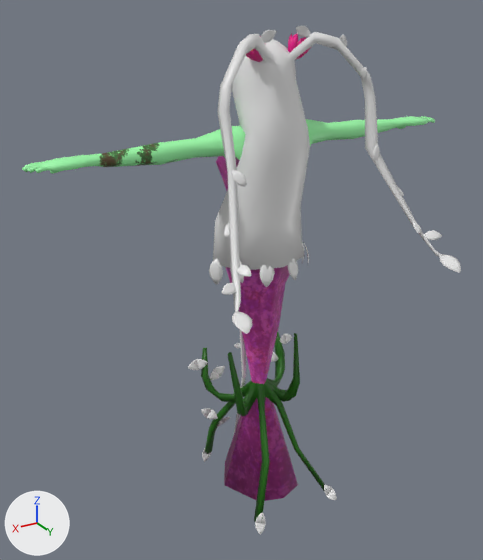
Renders of the FBX model Assets/Models/Characters/Ygdra/Ygdra.fbx from each side of a commit.
Camera for both pictures: a 50 mm camera at (15.3, 23.8, 23.2) aimed at (1.7, 1.0, 11.8). Lighting does not change. The marker at lower left points along +X, +Y and +Z. Where no turn or scale is listed for an object, it has been applied to the vertices. Vertices at the same position are counted once.

Names of what the first picture shows: 'Body', 'Hair', 'Leaf_Y'.
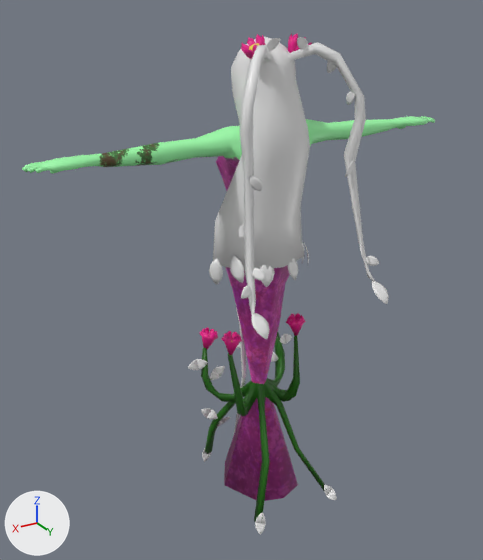
Changed parts and their boxes (x1, y1, x2, y2) in the pictures (483 x 560 px; the box of a moved part takes in the faces that stretch with it):
'Hair', reshaped (29% narrower): before (213, 32, 441, 433); after (213, 37, 375, 433)
'Leaf_Y', reshaped (26% narrower): before (188, 26, 461, 535); after (188, 37, 389, 535)
'Flower', added (pink): after (199, 313, 305, 355)
    faces in mat_material (pink #e70b87): (199, 313, 305, 355)
part 1 of me_cylinder_003, moved or reshaped: before (218, 32, 441, 312); after (240, 42, 375, 315)
part 2 of me_plane, moved or reshaped: before (232, 311, 252, 334); after (251, 313, 270, 340)
part 3 of me_plane, moved or reshaped: before (439, 254, 461, 273); after (372, 281, 389, 304)
part 4 of me_plane, moved or reshaped: before (222, 283, 237, 295); after (241, 285, 252, 299)
part 5 of me_plane, moved or reshaped: before (424, 230, 442, 240); after (366, 256, 379, 266)
part 6 of me_plane, moved or reshaped: before (237, 265, 251, 277); after (251, 268, 266, 281)
part 7 of me_plane, moved or reshaped: before (413, 222, 421, 233); after (360, 244, 365, 257)
part 8 of me_plane, moved or reshaped: before (224, 222, 229, 237); after (239, 223, 244, 239)
part 9 of me_plane, moved or reshaped: before (232, 170, 247, 187); after (250, 176, 263, 191)
part 10 of me_plane, moved or reshaped: before (373, 144, 380, 162); after (345, 161, 353, 177)
part 11 of me_plane, moved or reshaped: before (361, 67, 367, 81); after (346, 91, 355, 105)
part 12 of me_plane, moved or reshaped: before (339, 35, 347, 53); after (327, 61, 337, 73)
part 13 of me_plane, moved or reshaped: before (261, 30, 277, 43); after (266, 38, 281, 51)
part 14 of me_plane, moved or reshaped: before (296, 26, 311, 37); after (297, 37, 308, 50)

Diff of the bpy script that builds the scene:
```diff
--- a/Assets/Models/Characters/Ygdra/Ygdra.fbx.py
+++ b/Assets/Models/Characters/Ygdra/Ygdra.fbx.py
@@ me_cylinder_003 @@
-me_cylinder_003.from_pydata(...)  # 474 vertices, 482 faces; spans x -5.0..5.0, y -2.2..6.2, z 0.4..21.8
+me_cylinder_003.from_pydata(...)  # 474 vertices, 482 faces; spans x -3.1..3.1, y -2.2..4.3, z 0.4..21.6
+# me_cylinder_003 part 1: 128 of 474 vertices moved; they spanned x -5.0..5.0, y 1.4..6.2, z 13.1..21.8 and now span x -3.1..3.1, y 1.7..4.3, z 11.8..21.4; mean shift (0.0, -0.5, -0.8); largest move (4.9, 6.2, 13.1) -> (3.0, 4.2, 11.8)
 me_cylinder_003.materials.append(mat_m_hair)
@@ me_plane @@
 me_plane.from_pydata(...)  # 2339 vertices, 2401 faces; spans x -5.1..5.4, y -2.4..7.3, z 0.0..22.0
+# me_plane part 2: the loose piece of 50 vertices spanning x 4.7..5.4, y 6.1..7.3, z 12.9..13.2 is multiplied about its middle by the matrix ((0.966, -0.257, 0.036), (0.22, 0.885, 0.411), (-0.138, -0.389, 0.911)), then moved by (-2.0, -2.1, -1.6)
+# me_plane part 3: the loose piece of 50 vertices spanning x -5.1..-4.4, y 6.0..7.2, z 12.9..13.4 is multiplied about its middle by the matrix ((0.964, -0.106, -0.246), (0.18, 0.937, 0.301), (0.198, -0.334, 0.922)), then moved by (1.8, -2.0, -1.6)
+# me_plane part 4: the loose piece of 50 vertices spanning x 4.5..5.2, y 5.4..5.7, z 13.7..14.0 is multiplied about its middle by the matrix ((0.966, -0.257, 0.036), (0.22, 0.885, 0.411), (-0.138, -0.389, 0.911)), then moved by (-1.7, -1.7, -1.2)
+# me_plane part 5: the loose piece of 50 vertices spanning x -5.1..-4.5, y 5.3..5.7, z 13.8..14.2 is multiplied about its middle by the matrix ((0.964, -0.106, -0.246), (0.18, 0.937, 0.301), (0.198, -0.334, 0.922)), then moved by (1.7, -1.7, -1.3)
+# me_plane part 6: the loose piece of 50 vertices spanning x 4.0..4.4, y 5.0..5.8, z 14.2..14.4 is multiplied about its middle by the matrix ((0.966, -0.257, 0.036), (0.22, 0.885, 0.411), (-0.138, -0.389, 0.911)), then moved by (-1.6, -1.6, -1.1)
+# me_plane part 7: the loose piece of 50 vertices spanning x -4.4..-3.9, y 4.9..5.5, z 14.2..14.5 is moved by (1.6, -1.4, -1.1)
+# me_plane part 8: the loose piece of 50 vertices spanning x 3.7..4.2, y 3.9..4.2, z 15.1..15.7 is scaled about its middle by (0.908, 0.497, 1.12), then moved by (-1.2, -1.0, -0.6)
+# me_plane part 9: the loose piece of 50 vertices spanning x 3.1..3.5, y 3.3..3.8, z 16.7..17.3 is scaled about its middle by (1.25, 0.279, 1.11), then moved by (-1.0, -0.4, -0.5)
+# me_plane part 10: the loose piece of 50 vertices spanning x -3.5..-3.1, y 3.2..3.5, z 16.8..17.5 is moved by (1.1, -0.3, -0.6)
+# me_plane part 11: the loose piece of 50 vertices spanning x -3.1..-2.9, y 2.5..3.0, z 19.9..20.5 is moved by (0.6, 0.0, -0.8)
+# me_plane part 12: the loose piece of 50 vertices spanning x -2.5..-2.3, y 1.8..2.2, z 21.0..21.7 is scaled about its middle by (0.619, 0.95, 1), then moved by (0.5, 0.1, -0.7)
+# me_plane part 13: the loose piece of 50 vertices spanning x 0.5..1.1, y 1.4..1.6, z 21.4..21.9 is moved by (-0.1, 0.2, -0.3)
+# me_plane part 14: the loose piece of 50 vertices spanning x -1.3..-0.5, y 1.3..1.4, z 21.6..22.0 is moved by (0.2, 0.3, -0.4)
 me_plane.materials.append(mat_m_hair)
@@ ob_flower @@
+ob_flower = bpy.data.objects.new('Flower', me_cone_001)  # 244 vertices, 220 faces; spans x -2.25..2.25, y -2.25..0.85, z 6.95..8.91; in mat_material (pink #e70b87), mat_flower1 (yellow #e7d245)
+ob_flower.location = (0.0, 0.0, 0.0)
```
